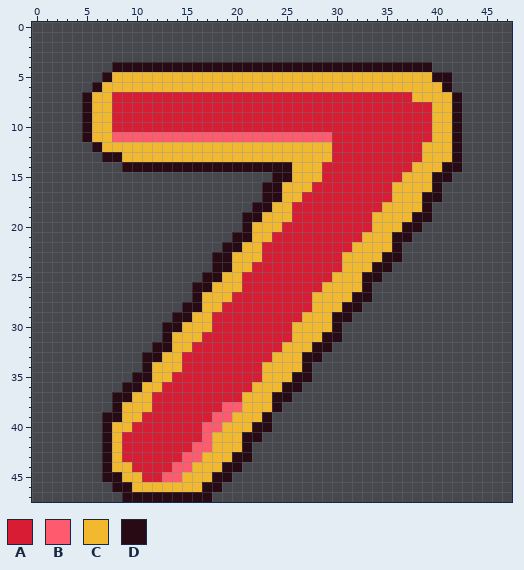
Pixel-art file: 画像完成品/ルーレット_作り直し/Aseprite/symbol_seven.aseprite. The first picture shows the starting point.
48x48 pixels, 1 frame.
Palette (. is transparent): A #d81c34  B #ff5a6e  C #f2b82e  D #280a14
Pixels before, first column x 5:
 4 ...DDDDDDDDDDDDDDDDDDDDDDDDDDDDDDDD...
 5 ..DCCCCCCCCCCCCCCCCCCCCCCCCCCCCCCCCDD.
 6 .DCCCCCCCCCCCCCCCCCCCCCCCCCCCCCCCCCCD.
 7 DCCAAAAAAAAAAAAAAAAAAAAAAAAAAAAAACCCCD
 8 DCCAAAAAAAAAAAAAAAAAAAAAAAAAAAAAAAACCD
 9 DCCAAAAAAAAAAAAAAAAAAAAAAAAAAAAAAAACCD
10 DCCAAAAAAAAAAAAAAAAAAAAAAAAAAAAAAAACCD
11 DCCBBBBBBBBBBBBBBBBBBBBBBAAAAAAAAAACCD
12 .DCCCCCCCCCCCCCCCCCCCCCCCAAAAAAAAACCCD
13 ..DDCCCCCCCCCCCCCCCCCCCCCAAAAAAAAACCCD
14 ....DDDDDDDDDDDDDDDDDCCCAAAAAAAAACCCDD
15 ...................DDCCCAAAAAAAACCCDD.
16 ..................DDCCCAAAAAAAACCCCD..
17 ..................DDCCAAAAAAAAACCCDD..
18 .................DDCCAAAAAAAAACCCCD...
19 ................DDCCCAAAAAAAACCCCDD...
20 ................DCCCAAAAAAAAACCCDD....
21 ...............DDCCAAAAAAAAACCCDD.....
22 ..............DDCCAAAAAAAAACCCCD......
23 .............DDCCCAAAAAAAACCCCDD......
24 .............DDCCAAAAAAAAACCCDD.......
25 ............DDCCAAAAAAAAACCCDD........
26 ...........DDCCCAAAAAAAACCCCD.........
27 ...........DCCCAAAAAAAACCCCDD.........
28 ..........DDCCAAAAAAAAACCCDD..........
29 .........DDCCAAAAAAAAACCCDD...........
30 ........DDCCCAAAAAAAACCCCD............
31 ........DCCCAAAAAAAAACCCDD............
32 .......DDCCAAAAAAAAACCCDD.............
33 ......DDCCAAAAAAAAACCCDD..............
34 ......DCCCAAAAAAAACCCCD...............
35 .....DDCCAAAAAAAAACCCDD...............
36 ....DDCCAAAAAAAAACCCDD................
37 ...DDCCAAAAAAAAACCCDD.................
38 ...DCCCAAAAAAABBCCCD..................
39 ..DDCCAAAAAAABBCCCD...................
40 ..DCCAAAAAAABBCCCDD...................
41 ..DCAAAAAAAABCCCDD....................
42 ..DCAAAAAAABBCCCD.....................
43 ..DCAAAAAABBCCCDD.....................
44 ..DCCAAAABBCCCDD......................
45 ..DDCCAABBCCCDD.......................
46 ...DDCCCCCCCDD........................
47 ....DDDDDDDDD.........................
And afterwards:
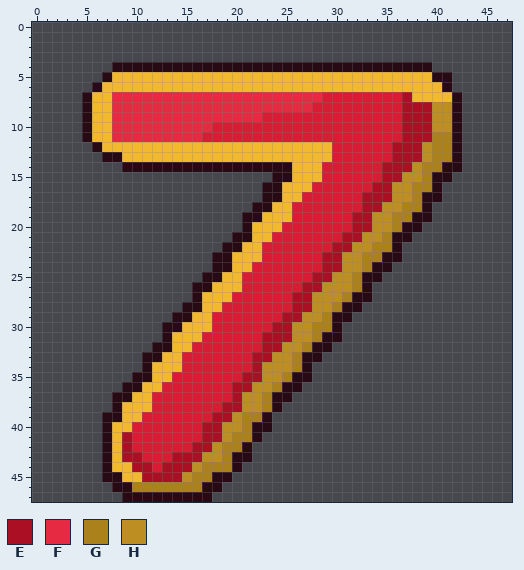
Colours new in this view: E #ab0f23  F #e52a42  G #ab811b  H #bd8f23
The exact change:
Colour B becomes colour A in row 11 at x 17 to 29.
Colour A becomes colour E in row 7 at x 37; in rows 8 to 11 at x 37 to 39; in rows 12 to 13 at x 36 to 38; in row 14 at x 35 to 37; in row 15 at x 35 to 36; in row 16 at x 34 to 35.
Colour A becomes colour E in row 17 at x 33 to 35; in row 18 at x 33 to 34; in rows 19 to 20 at x 32 to 33; in row 21 at x 31 to 32; in row 22 at x 30 to 31; in rows 23 to 24 at x 29 to 30.
Colour A becomes colour E in row 25 at x 28 to 29; in row 26 at x 27 to 28; in rows 27 to 28 at x 26 to 27; in row 29 at x 25 to 26; in row 30 at x 24 to 25; in row 31 at x 23 to 25.
Colour A becomes colour E in row 32 at x 23 to 24; in row 33 at x 22 to 23; in row 34 at x 22; in row 35 at x 21 to 22; in row 36 at x 20 to 21; in row 37 at x 20.
Colour A becomes colour E in rows 41 to 42 at x 9; in row 43 at x 9 to 10 and 14; in row 44 at x 10 to 11 and 13; in row 45 at x 11 to 12.
Colour B becomes colour E in row 38 at x 19 to 20; in row 39 at x 18 to 19; in row 40 at x 17 to 18; in row 41 at x 17; in row 42 at x 16 to 17; in row 43 at x 15 to 16.
Colour B becomes colour E in row 44 at x 14 to 15; in row 45 at x 13 to 14.
Colour C becomes colour E in row 41 at x 18.
Colour A becomes colour F in row 7 at x 8 to 28; in row 8 at x 8 to 27; in row 9 at x 8 to 22; in row 10 at x 8 to 17.
Colour B becomes colour F in row 11 at x 8 to 16.
Colour C becomes colour G in rows 11 to 13 at x 40 to 41; in row 14 at x 39 to 40; in row 15 at x 39; in row 16 at x 38 to 39; in row 17 at x 38; in row 18 at x 37 to 38.
Colour C becomes colour G in row 19 at x 36 to 37; in row 20 at x 36; in row 21 at x 35; in row 22 at x 34 to 35; in row 23 at x 33 to 34; in row 24 at x 33.
Colour C becomes colour G in rows 25 to 26 at x 32; in row 27 at x 31; in row 28 at x 30; in row 29 at x 29; in row 30 at x 28 to 29; in row 31 at x 28.
Colour C becomes colour G in row 32 at x 27; in rows 33 to 34 at x 26; in row 35 at x 25; in row 36 at x 24; in rows 37 to 38 at x 23; in row 39 at x 21 to 22.
Colour C becomes colour G in row 40 at x 21; in row 41 at x 20; in row 42 at x 19 to 20; in row 43 at x 19; in row 44 at x 17 to 18; in row 45 at x 16 to 17.
Colour C becomes colour G in row 46 at x 10 to 16.
Colour D becomes colour G in row 41 at x 21; in row 44 at x 19.
Colour C becomes colour H in rows 8 to 10 at x 40 to 41; in rows 12 to 13 at x 39; in row 14 at x 38; in row 15 at x 37 to 38; in rows 16 to 17 at x 36 to 37; in row 18 at x 35 to 36.
Colour C becomes colour H in rows 19 to 20 at x 34 to 35; in row 21 at x 33 to 34; in row 22 at x 32 to 33; in rows 23 to 24 at x 31 to 32; in row 25 at x 30 to 31; in row 26 at x 29 to 31.
Colour C becomes colour H in row 27 at x 28 to 30; in row 28 at x 28 to 29; in row 29 at x 27 to 28; in rows 30 to 31 at x 26 to 27; in row 32 at x 25 to 26; in row 33 at x 24 to 25.
Colour C becomes colour H in row 34 at x 23 to 25; in row 35 at x 23 to 24; in row 36 at x 22 to 23; in rows 37 to 38 at x 21 to 22; in row 39 at x 20; in row 40 at x 19 to 20.
Colour C becomes colour H in row 41 at x 19; in row 42 at x 18; in row 43 at x 17 to 18; in row 44 at x 16; in row 45 at x 15.
